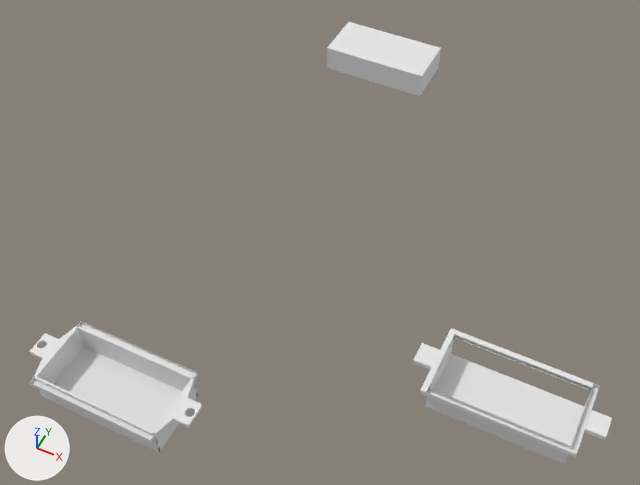
A saved change to the Blender file model/liger.blend.
Camera for both pictures: a 50 mm lens placed at (211.0, -161.0, 349.0), pointed at (68.0, 123.0, -6.0). Arrows for +X, +Y and +Z are at lower left; the lights stay in place.

Script lines for the objects in view, before the commit:
```python
me_cube_001 = bpy.data.meshes.new('Cube.001')
me_cube_001.from_pydata(...)  # 197 vertices, 125 faces, 10 loose edges; spans x -12.0..76.7, y -4.0..35.3, z -15.0..1.0
me_cube_001.materials.append(mat_material)  # white #e7e7e7
me_cube_002 = bpy.data.meshes.new('Cube.002')
me_cube_002.from_pydata(...)  # 20 vertices, 9 faces, 8 loose edges; spans x -1.0..65.8, y -1.0..32.3, z -15.0..1.0
me_cube_002.materials.append(mat_material)  # white #e7e7e7
me_cylinder_002 = bpy.data.meshes.new('Cylinder.002')
me_cylinder_002.from_pydata(...)  # 160 vertices, 44 faces, 66 loose edges; spans x -7.0..151.0, y -33.0..34.0, z -22.0..6.0
me_cylinder_002.materials.append(mat_material)  # white #e7e7e7
ob_cube_000 = bpy.data.objects.new('Cube.000', me_cube_002)
ob_cube_000.location = (0.0, 273.0, 0.0)
ob_cube_001 = bpy.data.objects.new('Cube.001', me_cube_001)
ob_cube_001.location = (-9.1, -16.0, 0.0)
ob_cylinder_001 = bpy.data.objects.new('Cylinder.001', me_cylinder_002)
ob_cylinder_001.location = (148.2, 74.4, 0.1)
ob_cylinder_001.scale = (0.574, 0.574, 0.574)
```
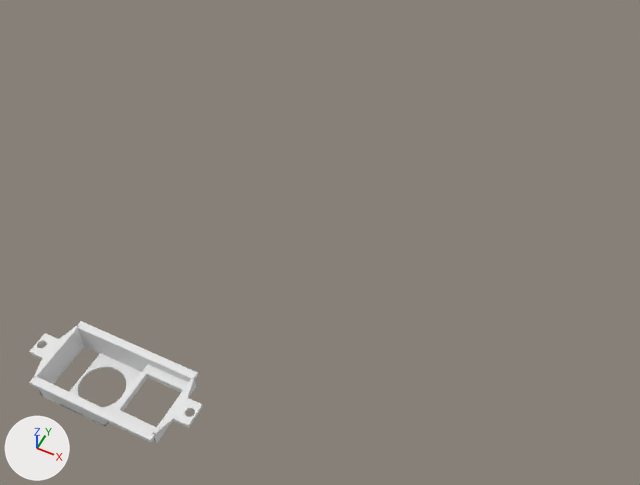
Where the change shows, as pixel boxes [x1, y1, x2, y2] in the pictures (640 x 485 px):
'Cube.001', reshaped (6% shorter)
    before: [29, 321, 203, 452]
    after: [29, 321, 203, 444]
'Cylinder.001', deleted
    before: [413, 328, 612, 464]
'Cube.000', deleted
    before: [327, 22, 441, 96]
part 1 of me_cube_001, built on
    before: [39, 328, 198, 452]
    after: [30, 321, 198, 444]

What the commit changed:
me_cube_001 is used by ob_cube_001; location (-9.1, -16.0, 0.0).
me_cube_001 had 197 vertices, 125 faces, 10 loose edges and spanned x -12.0..76.7, y -4.0..35.3, z -15.0..1.0.
me_cube_001 now has 317 vertices, 198 faces, 20 loose edges and spans x -12.0..76.7, y -4.0..35.3, z -15.0..1.0.
Part 1, on me_cube_001:
6 vertices are removed from x 64.7..65.8, y -1.0..32.3, z -15.0.
15 faces are deleted.
2 loose edges are deleted.
1 vertex moves from x 64.7, y -1.0, z -15.0 to x 64.7, y -1.0, z -7.0.
79 vertices are added at x -1.0..64.7, y -1.0..32.3, z -15.0..-1.0.
5 new vertices lie (0.0, 0.0, -8.0) away from vertices in x 64.7..65.8, y -1.0..32.3, z 1.0.
36 new vertices lie (0.0, 0.0, 1.0) away from vertices in x 10.0..35.8, y -1.0..32.3, z -15.0.
6 new vertices lie (0.0, 22.0, 0.0) away from vertices in x 42.2..64.3, y 4.6, z -7.5..-4.0.
12 loose edges are added.
88 new faces join them.
Object 'Cube.000' (ob_cube_000) is deleted.
Object 'Cylinder.001' (ob_cylinder_001) is deleted.
